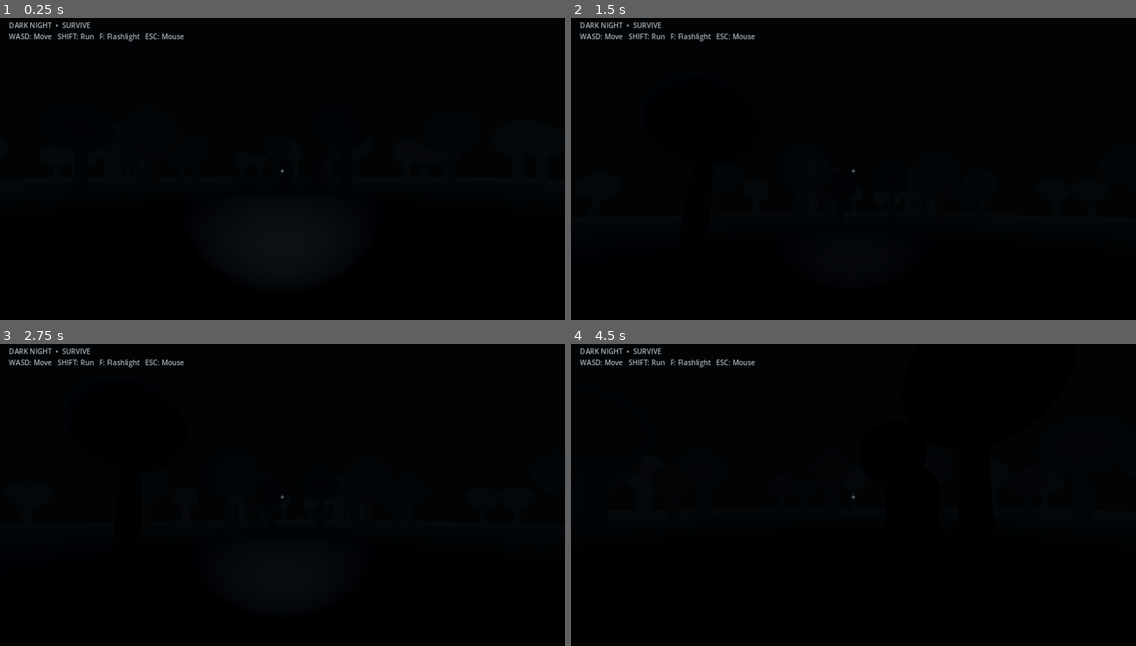
Above: before the commit, frames 1-4 (two rows, left to right).
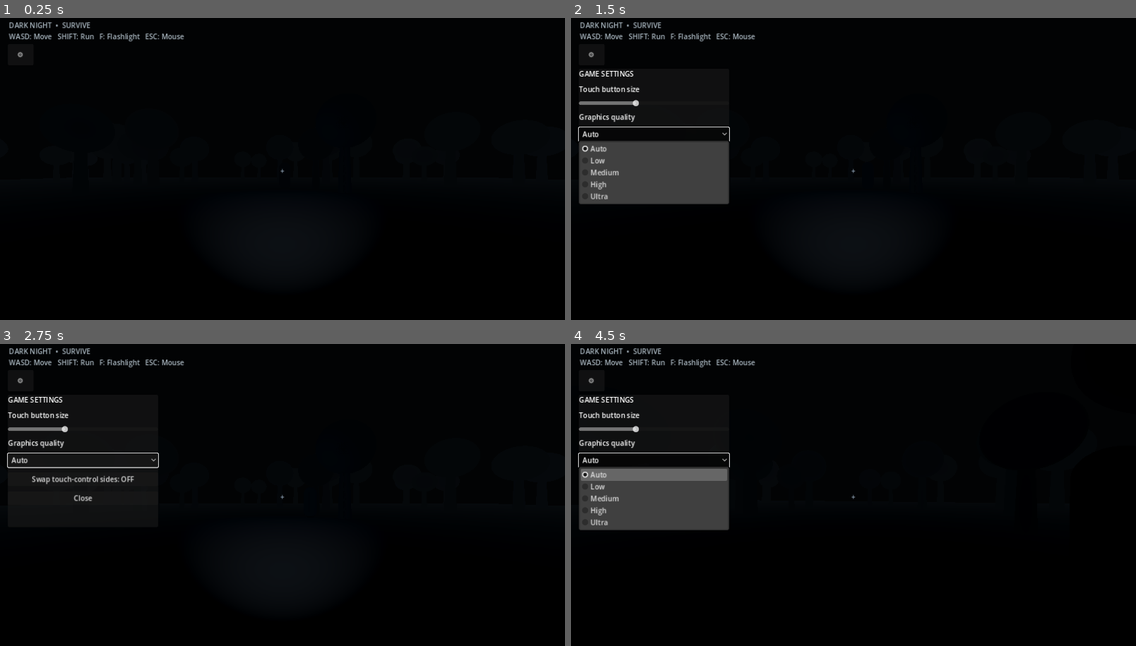
Above: after the commit, the same moments.

Repository: trrahamanofficial/DARK-NIGHT-SURVIVAL
Game: Godot game, scene res://scenes/main.tscn
The game is run twice, just before and just after one commit, with the same random seed, the same clock (stepped at 60 frames per second) and the same inputs.
Inputs (mouse positions are in pixels of both pictures, inside the frame that each line leads up to):
- Up to frame 1 (0.25 s): no input
- Up to frame 2 (1.5 s): click (593, 54) at 0.5 s, where only the run after the commit has a clickable "⚙"; click (655, 135) at 1.25 s, where only the run after the commit has a clickable "Auto"
- Up to frame 3 (2.75 s): click (84, 479) at 2 s, where only the run after the commit has a clickable "Swap touch-control sides: OFF"
- Up to frame 4 (4.5 s): tap Enter at 2.75, 4.25 s; move the mouse to (881, 495) at 2.77 s; hold Shift (run) 2.78-3.53 s; hold W (move_forward) from 2.78 s (still down); tap Space at 3.5 s; move the mouse to (825, 498) at 3.52 s; tap F at 3.6 s; move the mouse to (864, 491) at 4.27 s; hold Shift (run) from 4.28 s (still down)

The runs differ from the first frame. In frame 1, less than 0.1% of the frame differs, in the area x 3-5%, y 11-14%; in frame 2, 6.3%; in frame 3, 1.2%; in frame 4, 6.3%, in the area x 1-29%, y 11-62%.

Commit message:
Add mobile control customization and device graphics settings

Diff:
--- a/scripts/world.gd
+++ b/scripts/world.gd
@@ -10,6 +10,9 @@
     _spawn_player()
     _spawn_monster()
     _make_hud()
+
+var game_environment: Environment
+var moon_light: DirectionalLight3D
 
 func _setup_environment() -> void:
     var env := Environment.new()
@@ -21,10 +24,12 @@
     env.fog_enabled = true
     env.fog_light_color = Color(0.025, 0.035, 0.045)
     env.fog_density = 0.035
+    game_environment = env
     var world_env := WorldEnvironment.new()
     world_env.environment = env
     add_child(world_env)
     var moon := DirectionalLight3D.new()
+    moon_light = moon
     moon.rotation_degrees = Vector3(-48, -28, 0)
     moon.light_color = Color(0.38, 0.48, 0.62)
     moon.light_energy = 0.16
@@ -168,6 +173,9 @@
     crosshair.add_theme_color_override("font_color", Color(0.8, 0.9, 1.0, 0.7))
     layer.add_child(crosshair)
     add_child(layer)
+    var settings_layer := CanvasLayer.new()
+    settings_layer.set_script(preload("res://scripts/settings_ui.gd"))
+    add_child(settings_layer)
     if OS.has_feature("mobile") or DisplayServer.is_touchscreen_available():
         _make_mobile_controls(layer)
 
@@ -183,6 +191,9 @@
     _add_hold_button(layer, "RUN", "run", Vector2(screen.x - 166, bottom_y - 4), Vector2(70, 58))
     var light_button := Button.new()
     light_button.text = "LIGHT"
+    light_button.add_to_group("touch_controls")
+    light_button.set_meta("base_pos", Vector2(screen.x - 88, bottom_y - 4))
+    light_button.set_meta("base_size", Vector2(76, 58))
     light_button.position = Vector2(screen.x - 88, bottom_y - 4)
     light_button.size = Vector2(76, 58)
     light_button.focus_mode = Control.FOCUS_NONE
@@ -195,6 +206,9 @@
     button.text = caption
     button.position = pos
     button.size = button_size
+    button.add_to_group("touch_controls")
+    button.set_meta("base_pos", pos)
+    button.set_meta("base_size", button_size)
     button.focus_mode = Control.FOCUS_NONE
     button.add_theme_font_size_override("font_size", 20)
     button.button_down.connect(_press_action.bind(action))
@@ -207,6 +221,36 @@
 func _release_action(action: StringName) -> void:
     Input.action_release(action)
 
+func apply_graphics_quality(level: String) -> void:
+    if game_environment == null:
+        return
+    var mobile := OS.has_feature("mobile") or DisplayServer.is_touchscreen_available()
+    match level:
+        "Low":
+            game_environment.ambient_light_energy = 0.30
+            game_environment.fog_enabled = false
+            if moon_light: moon_light.shadow_enabled = false
+        "Medium":
+            game_environment.ambient_light_energy = 0.25
+            game_environment.fog_enabled = true
+            game_environment.fog_density = 0.02
+            if moon_light: moon_light.shadow_enabled = false
+        "High":
+            game_environment.ambient_light_energy = 0.22
+            game_environment.fog_enabled = true
+            game_environment.fog_density = 0.035
+            if moon_light: moon_light.shadow_enabled = true
+        "Ultra":
+            game_environment.ambient_light_energy = 0.20
+            game_environment.fog_enabled = true
+            game_environment.fog_density = 0.045
+            if moon_light: moon_light.shadow_enabled = true
+    var player := get_node_or_null("Player")
+    if player:
+        var lamp := player.get_node_or_null("Head/Camera3D/Flashlight")
+        if lamp:
+            lamp.shadow_enabled = level in ["High", "Ultra"]
+
 func _toggle_player_flashlight() -> void:
     var player := get_node_or_null("Player")
     if player != null and player.has_method("_toggle_flashlight"):
